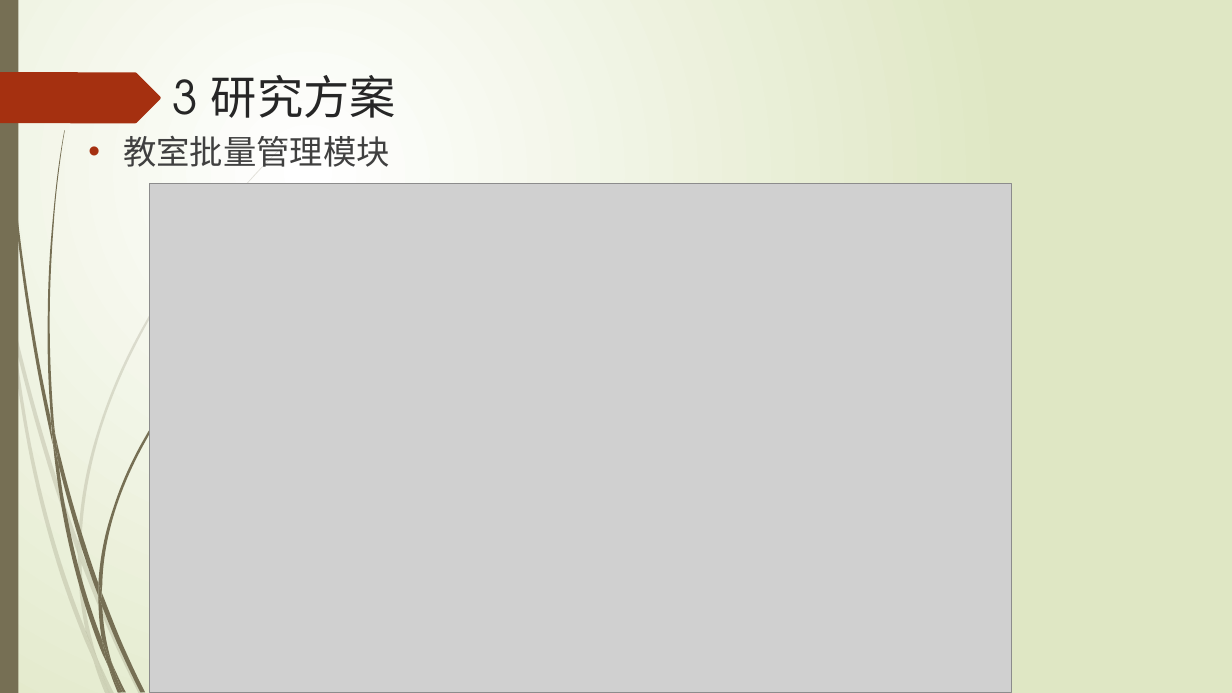
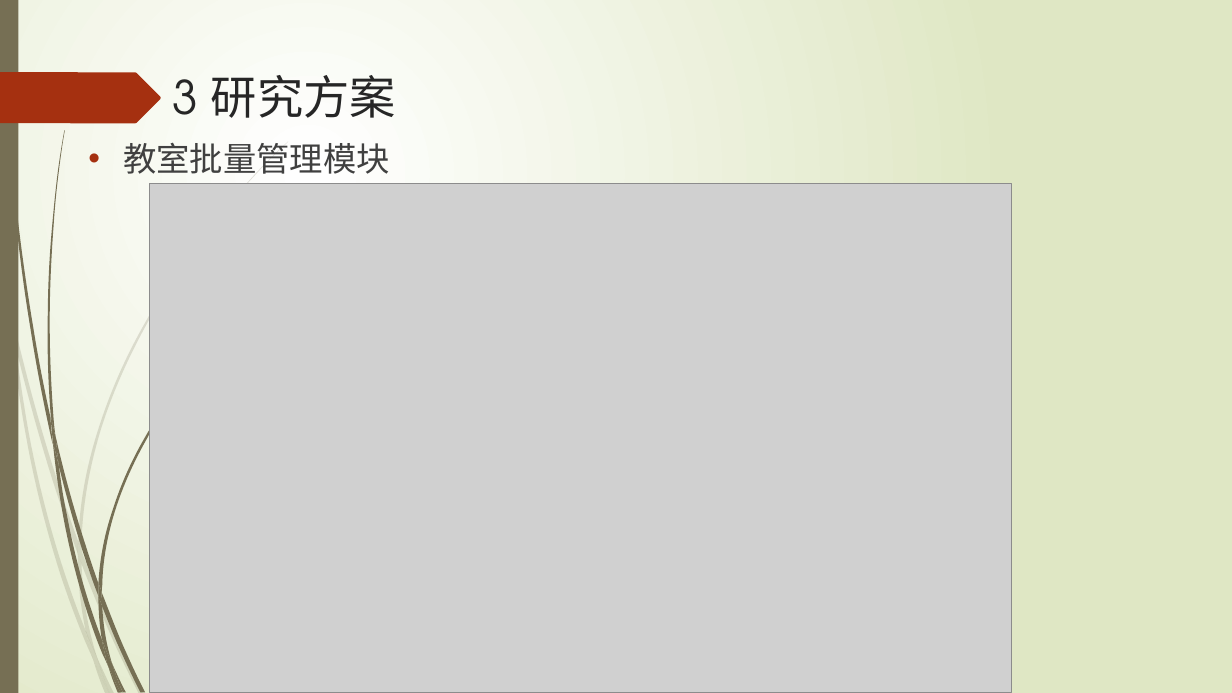
Before and after one commit to liuzhuocpp/liuzhuo_midterm_report, a slide deck: slide 14 of 刘卓中期报告.pptx. Drawn at 1232x693 pixels with LibreOffice and Linux fonts; fonts in the diff are those of the drawing; grey boxes stand for pictures. Boxes give left, top, right and bottom in pixels: in the first picture for what was removed or moved away, otherwise in the second. Text is boxed around its words. In the diff, an @@ line names an element or a change of style, - is before the commit and + after.

```diff
--- a/刘卓中期报告.pptx
+++ b/刘卓中期报告.pptx
@@ text "教室批量管理模块": place and size @@
-text "教室批量管理模块" at [123, 135, 390, 167]
+text "教室批量管理模块" at [123, 142, 390, 174]
```
Also in this commit, not shown: 7 other slides changed, 1 other file.
